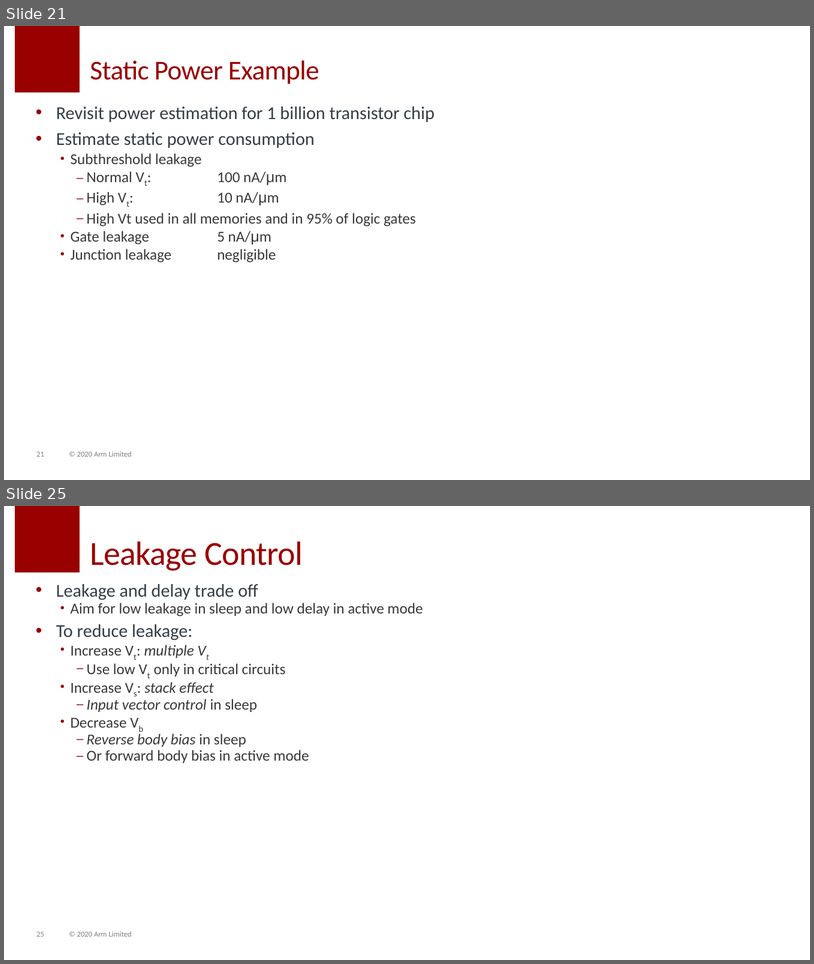
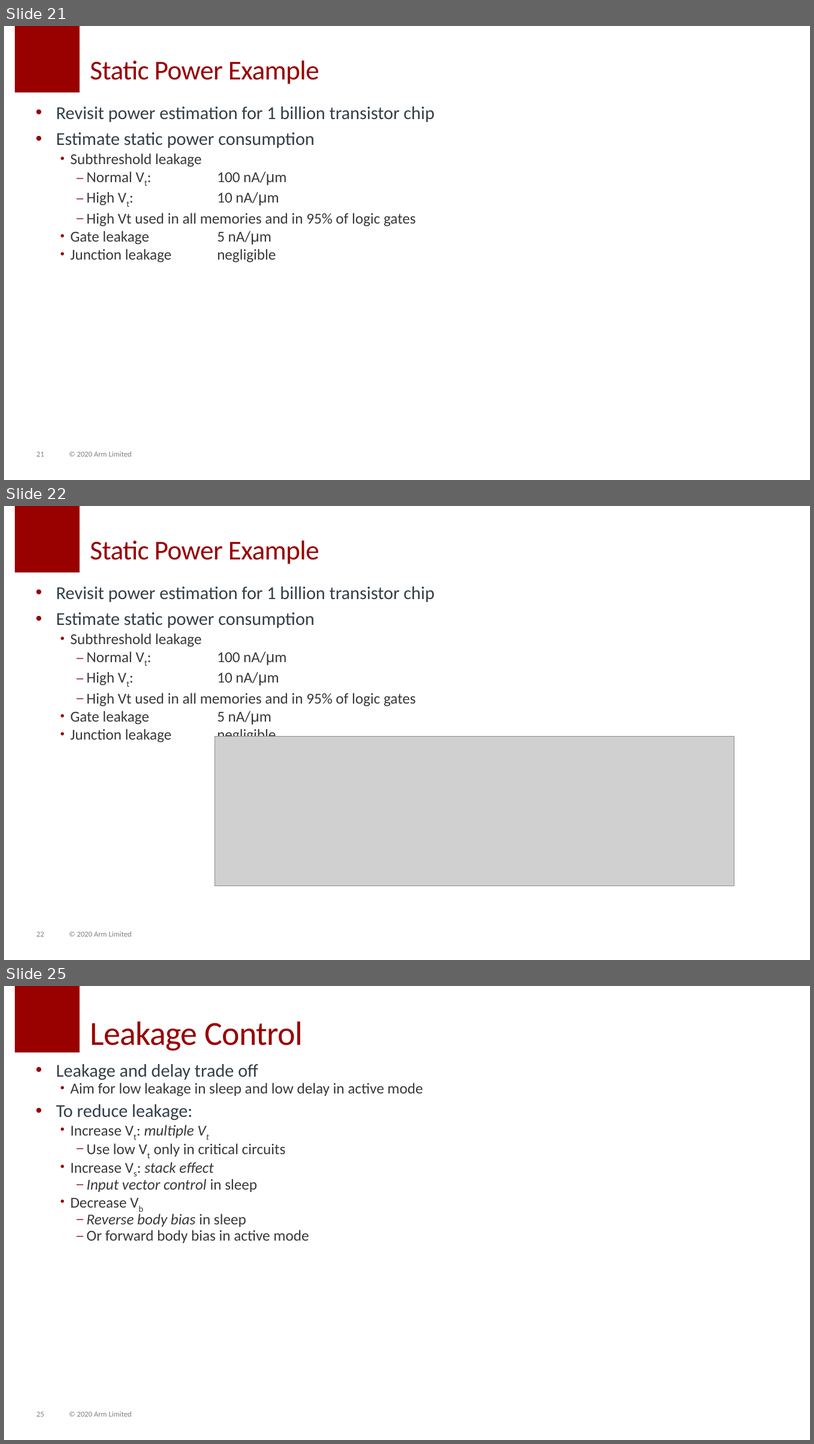
Before and after one commit to tdloveless/iu-vlsi, a slide deck: Slides/S25/7.0-Power.pptx. Shown one above the other, each under a label of ours: slides 21 and 25 before the commit, slides 21, 22 and 25 after it; the slides between them are not shown. The pictures are 814x964 and 814x1444 pixels, drawn with LibreOffice and Linux fonts; fonts in the diff are those of the drawing; grey boxes stand for pictures; background and template pictures are left out. Boxes give left, top, right and bottom in pixels: in the first picture for what was removed or moved away, otherwise in the second. Text is boxed around its words. In the diff, an @@ line names an element or a change of style, - is before the commit and + after.

```diff
--- a/Slides/S25/7.0-Power.pptx
+++ b/Slides/S25/7.0-Power.pptx
@@ slide 22 added at bbox=[4, 506, 810, 960], background #FFFFFF; not listed: 3 template elements that a slide beside it also shows @@
@@ title added at bbox=[90, 540, 320, 564], 32.4 pt, text #990000 @@
+Static Power Example
@@ text added at bbox=[56, 586, 434, 742], 18 pt, text #383838 @@
+• Revisit power estimation for 1 billion transistor chip
+• Estimate static power consumption
+  • Subthreshold leakage
+    – Normal Vt: 100 nA/μm
+    – High Vt: 10 nA/μm
+    – High Vt used in all memories and in 95% of logic gates
+  • Gate leakage 5 nA/μm
+  • Junction leakage negligible
@@ picture added at bbox=[215, 736, 734, 885] @@
```
Also in this commit, not shown: 6 slides changed, 1 other slide added, 2 slides removed.
